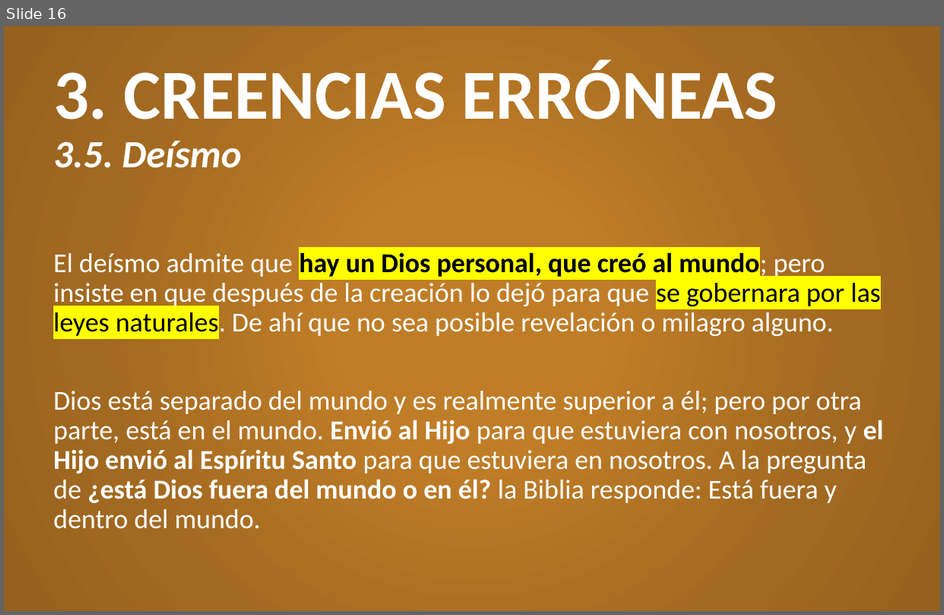
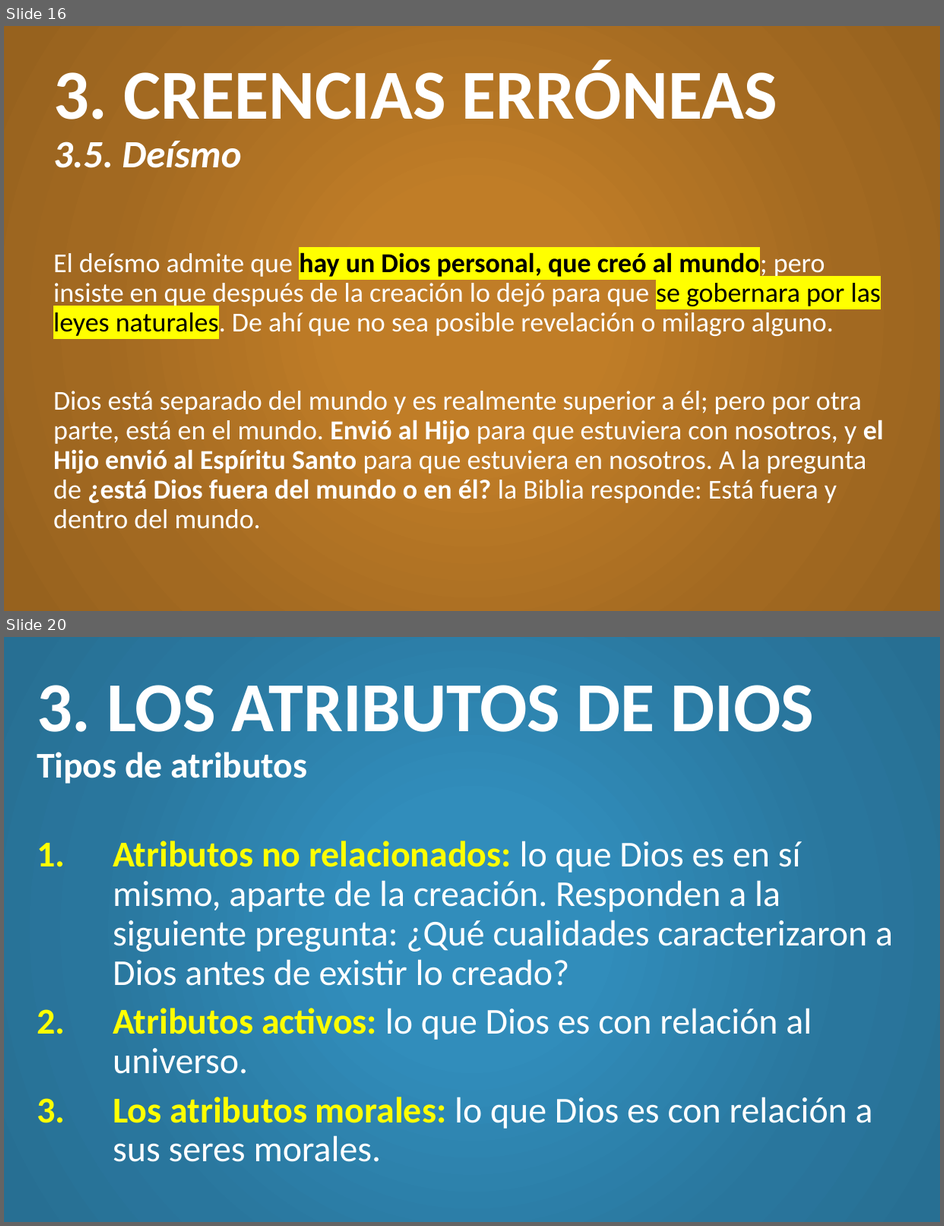
Before and after one commit to CreyTuning/documents, a slide deck: slideshow/Teologia Sistematica y Biblica - Myer Pearlman/Clases/4. Dios.pptx. Shown one above the other, each under a label of ours: slide 16 before the commit, slides 16 and 20 after it; the slides between them are not shown. The pictures are 944x615 and 944x1226 pixels, drawn with LibreOffice and Linux fonts; fonts in the diff are those of the drawing. Boxes give left, top, right and bottom in pixels: in the first picture for what was removed or moved away, otherwise in the second. Text is boxed around its words. In the diff, an @@ line names an element or a change of style, - is before the commit and + after.

Commit message:
4. Dios (Parte 2) y Examen 1

```diff
--- a/slideshow/Teologia Sistematica y Biblica - Myer Pearlman/Clases/4. Dios.pptx
+++ b/slideshow/Teologia Sistematica y Biblica - Myer Pearlman/Clases/4. Dios.pptx
@@ slide 20 added at (4, 637, 940, 1222), background gradient #318DBB to #29769D to #276F93 @@
@@ title added at (37, 685, 814, 784), 54 pt, text #FFFFFF, bold @@
+3. LOS ATRIBUTOS DE DIOS
+Tipos de atributos
@@ text added at (113, 841, 893, 1162), 28 pt, text #FFFFFF @@
+1. Atributos no relacionados: lo que Dios es en sí mismo, aparte de la creación. Responden a la siguiente pregunta: ¿Qué cualidades caracterizaron a Dios antes de existir lo creado?
+2. Atributos activos: lo que Dios es con relación al universo.
+3. Los atributos morales: lo que Dios es con relación a sus seres morales.
```
Also in this commit, not shown: 11 other slides added, 2 other files.
